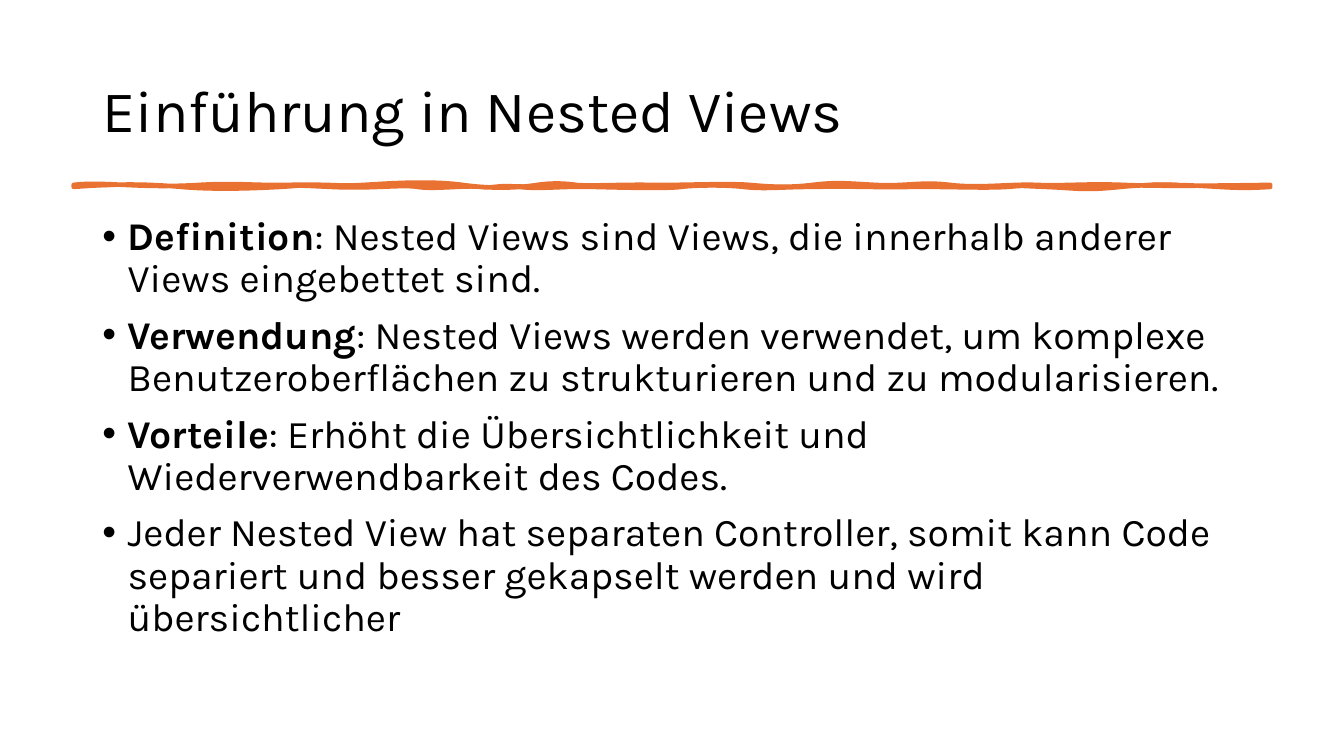
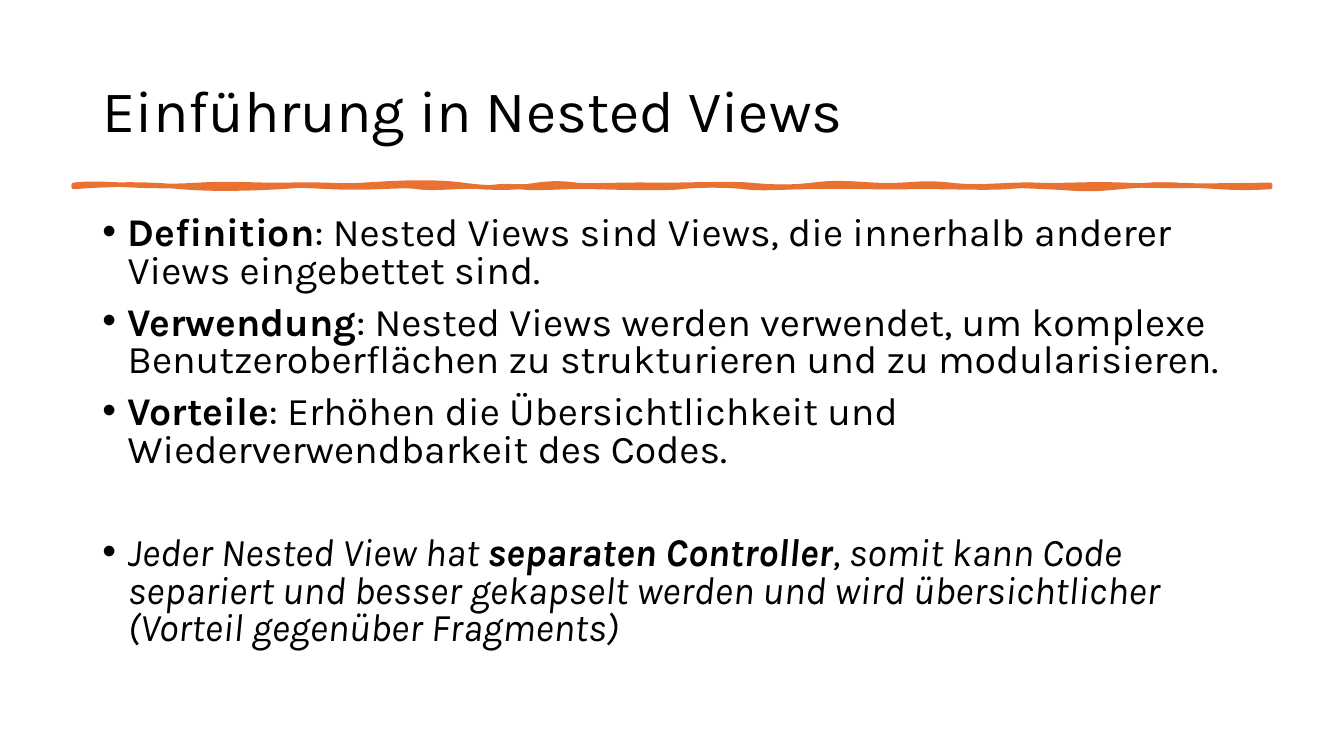
Before and after one commit to MatLange/Schulung-SAPUI5-und-Fiori, a slide deck: slide 91 of Präsentationsfolien/Tag02_SAPUI5-Fiori_DE.pptx (slide 83 before the commit). Drawn at 1344x756 pixels with LibreOffice and Linux fonts; fonts in the diff are those of the drawing. Boxes give left, top, right and bottom in pixels: in the first picture for what was removed or moved away, otherwise in the second. Text is boxed around its words. In the diff, an @@ line names an element or a change of style, - is before the commit and + after.

```diff
--- a/Präsentationsfolien/Tag02_SAPUI5-Fiori_DE.pptx
+++ b/Präsentationsfolien/Tag02_SAPUI5-Fiori_DE.pptx
@@ text at (x1=128, y1=218, x2=1218, y2=374): line spacing 0.9 to 0.8 @@
@@ text at (x1=128, y1=393, x2=1160, y2=651): text changed; italic on @@
-• Vorteile: Erhöht die Übersichtlichkeit und Wiederverwendbarkeit des Codes.
-  • Jeder Nested View hat separaten Controller, somit kann Code separiert und besser gekapselt werden und wird übersichtlicher
+• Vorteile: Erhöhen die Übersichtlichkeit und Wiederverwendbarkeit des Codes.
+  • Jeder Nested View hat separaten Controller, somit kann Code separiert und besser gekapselt werden und wird übersichtlicher (Vorteil gegenüber Fragments)
```
Also in this commit, not shown: 3 other slides changed, 1 slide added, 4 slides removed.
